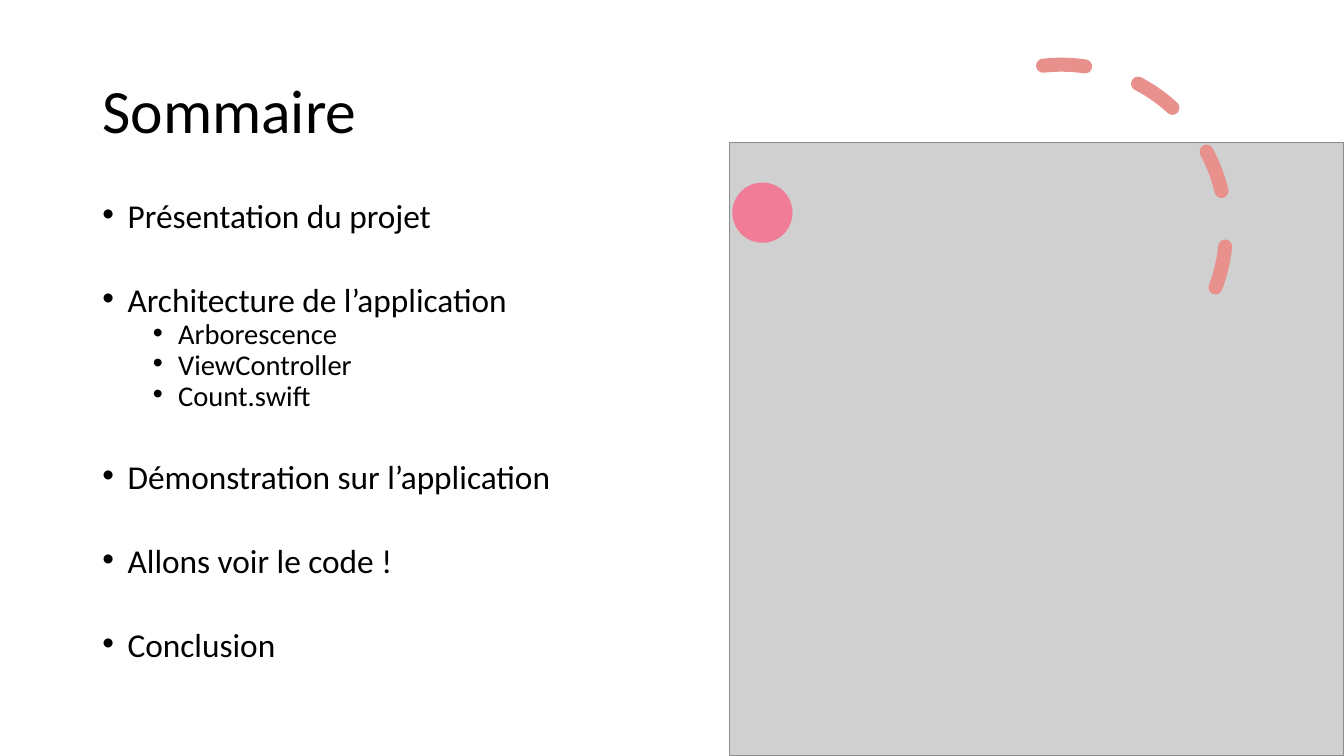
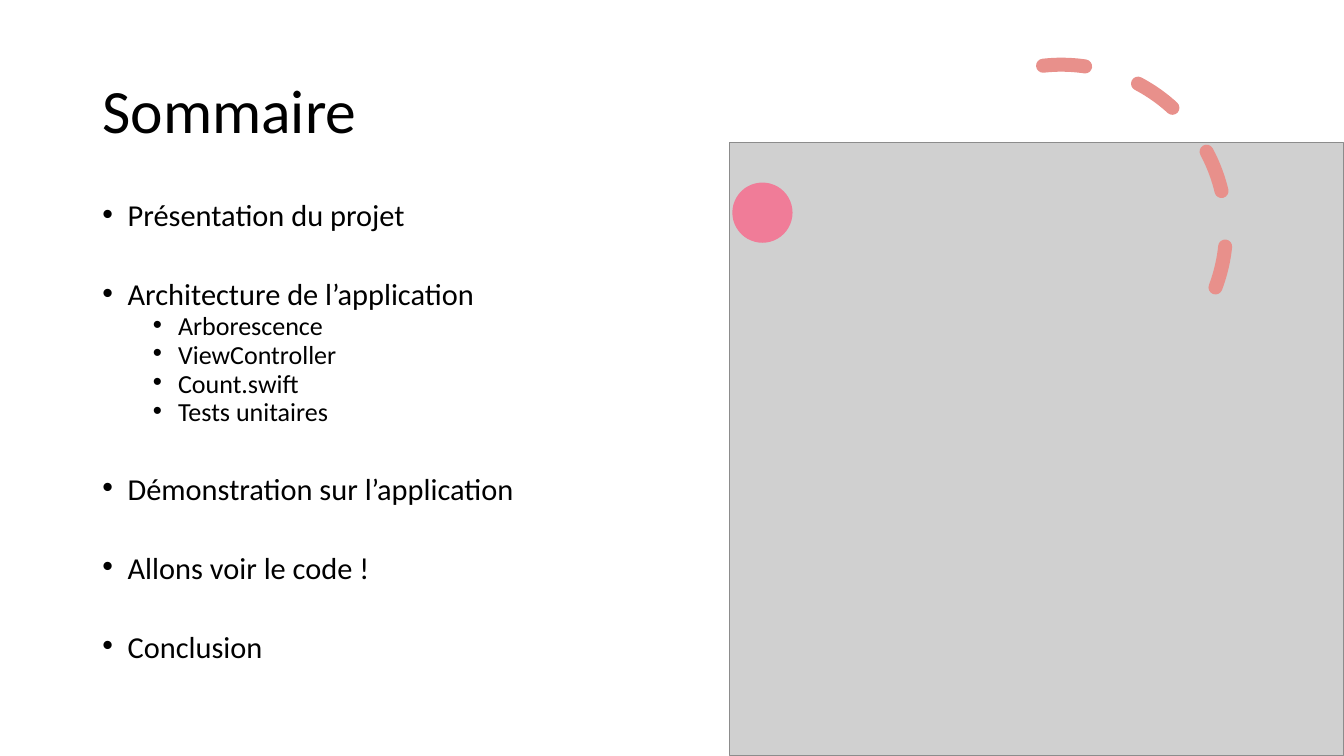
Before and after one commit to MickaeliOS/OpenClassrooms-P5-CountOnMe, a slide deck: slide 2 of Horn_Mickael_2_presentation_022122.pptx. Drawn at 1344x756 pixels with LibreOffice and Linux fonts; fonts in the diff are those of the drawing; grey boxes stand for pictures. Boxes give left, top, right and bottom in pixels: in the first picture for what was removed or moved away, otherwise in the second. Text is boxed around its words. In the diff, an @@ line names an element or a change of style, - is before the commit and + after.

```diff
--- a/Horn_Mickael_2_presentation_022122.pptx
+++ b/Horn_Mickael_2_presentation_022122.pptx
@@ text at (128,205,514,659): size 23.8 to 21.7 pt in "Présentation du projet", "Architecture de l’application", "Démonstration sur l’application", "Allons voir le code !" and 1 more places; size 20.4 to 18.6 pt in "Arborescence", "ViewController", "Count.swift" @@
@@ text at (178,403,328,422): paragraph added @@
+  • Tests unitaires
```
Also in this commit, not shown: 4 other slides changed, 2 slides added, 3 other files.
